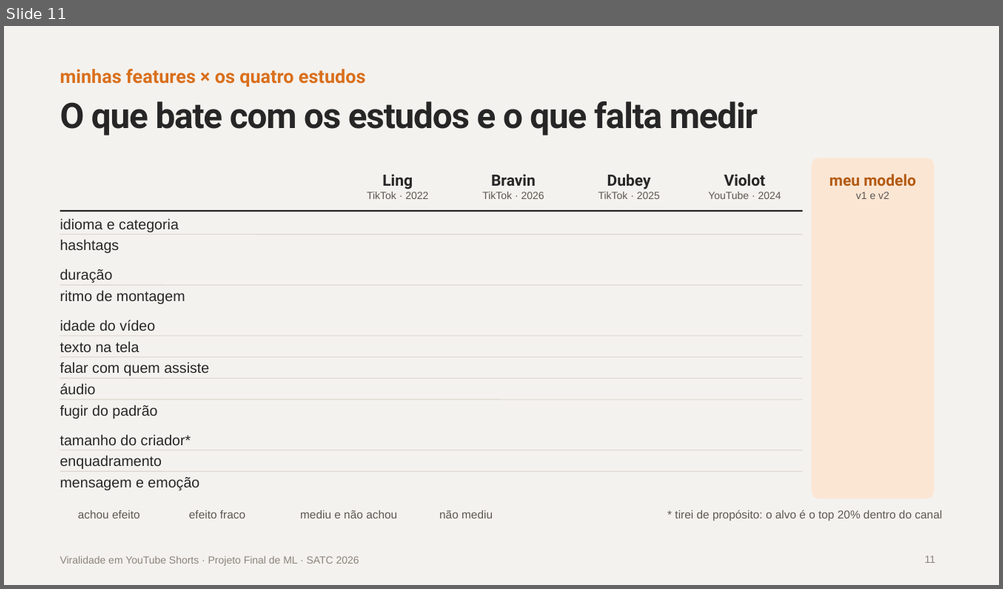
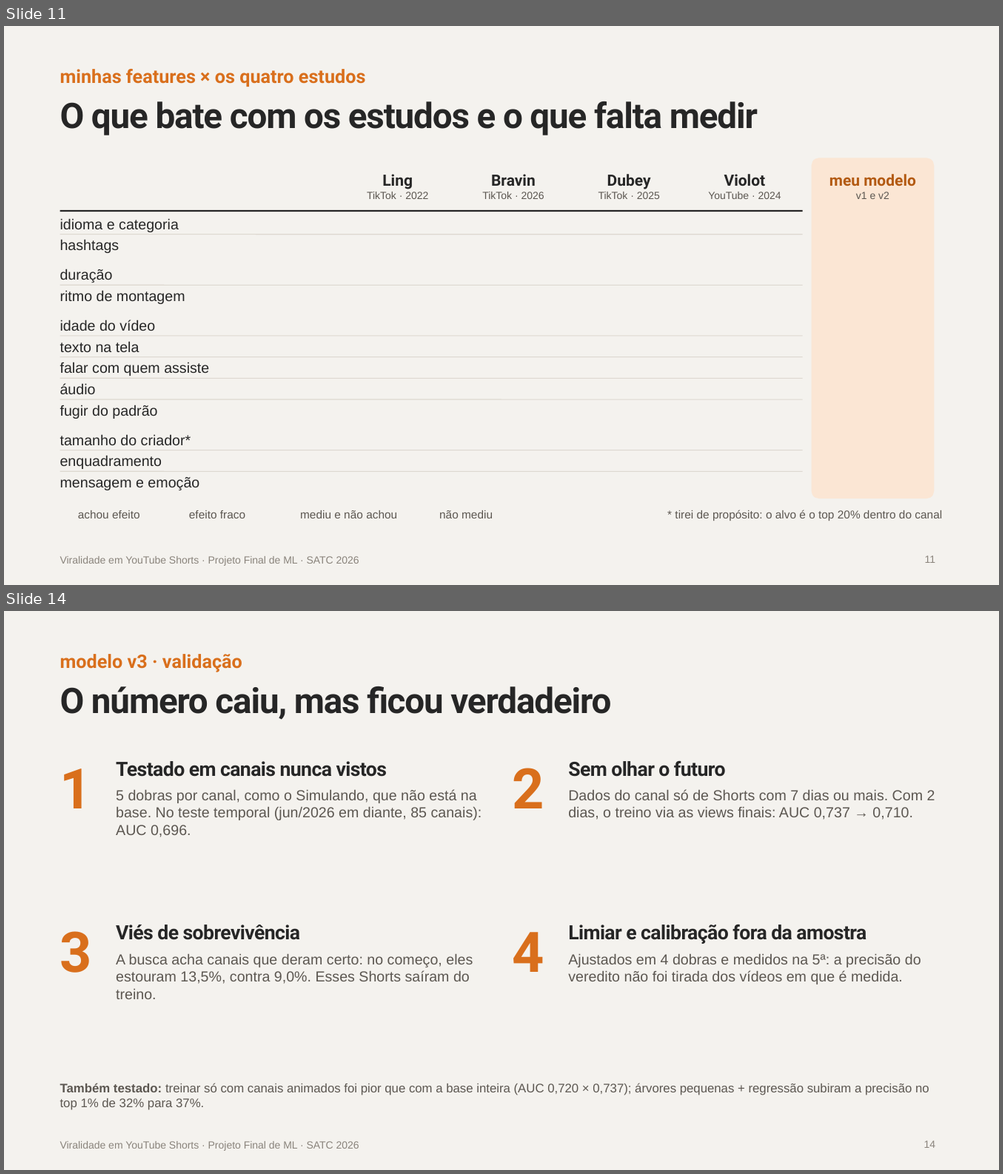
Before and after one commit to EricDagostim/ml-shortvideo-virality, a slide deck: reports/apresentacao/Viralidade_Shorts_Projeto_Final.pptx. Shown one above the other, each under a label of ours: slide 11 before the commit, slides 11 and 14 after it; the slides between them are not shown. The pictures are 1003x589 and 1003x1174 pixels, drawn with LibreOffice and Linux fonts; fonts in the diff are those of the drawing; background and template pictures are left out. Boxes give left, top, right and bottom in pixels: in the first picture for what was removed or moved away, otherwise in the second. Text is boxed around its words. In the diff, an @@ line names an element or a change of style, - is before the commit and + after.

```diff
--- a/reports/apresentacao/Viralidade_Shorts_Projeto_Final.pptx
+++ b/reports/apresentacao/Viralidade_Shorts_Projeto_Final.pptx
@@ slide 14 added at (4, 611, 999, 1170), background #F4F2EE; not listed: 1 template element that a slide beside it also shows @@
@@ text added at (60, 654, 242, 672), 18 pt, text #D96F1C, bold @@
+modelo v3 · validação
@@ title added at (60, 686, 611, 720), 34 pt, text #262626, bold @@
+O número caiu, mas ficou verdadeiro
@@ text added at (116, 761, 482, 837), 14 pt, text #5C5751 @@
+Testado em canais nunca vistos
+5 dobras por canal, como o Simulando, que não está na base. No teste temporal (jun/2026 em diante, 85 canais): AUC 0,696.
@@ text added at (568, 760, 935, 820), 14 pt, text #5C5751 @@
+Sem olhar o futuro
+Dados do canal só de Shorts com 7 dias ou mais. Com 2 dias, o treino via as views finais: AUC 0,737 → 0,710.
@@ text added at (60, 769, 92, 809), 54 pt, text #D96F1C, bold @@
+1
@@ text added at (512, 768, 544, 809), 54 pt, text #D96F1C, bold @@
+2
@@ text added at (60, 931, 92, 973), 54 pt, text #D96F1C, bold @@
+3
@@ text added at (116, 925, 472, 999), 14 pt, text #5C5751 @@
+Viés de sobrevivência
+A busca acha canais que deram certo: no começo, eles estouram 13,5%, contra 9,0%. Esses Shorts saíram do treino.
@@ text added at (512, 932, 544, 972), 54 pt, text #D96F1C, bold @@
+4
@@ text added at (568, 925, 921, 985), 14 pt, text #5C5751 @@
+Limiar e calibração fora da amostra
+Ajustados em 4 dobras e medidos na 5ª: a precisão do veredito não foi tirada dos vídeos em que é medida.
@@ text added at (60, 1083, 929, 1111), 12 pt, text #5C5751 @@
+Também testado: treinar só com canais animados foi pior que com a base inteira (AUC 0,720 × 0,737); árvores pequenas + regressão subiram a precisão no top 1% de 32% para 37%.
@@ page number added at (924, 1141, 936, 1148), 10 pt, text #8A847C @@
+14
```
Also in this commit, not shown: 2 slides changed, 5 other slides added.
